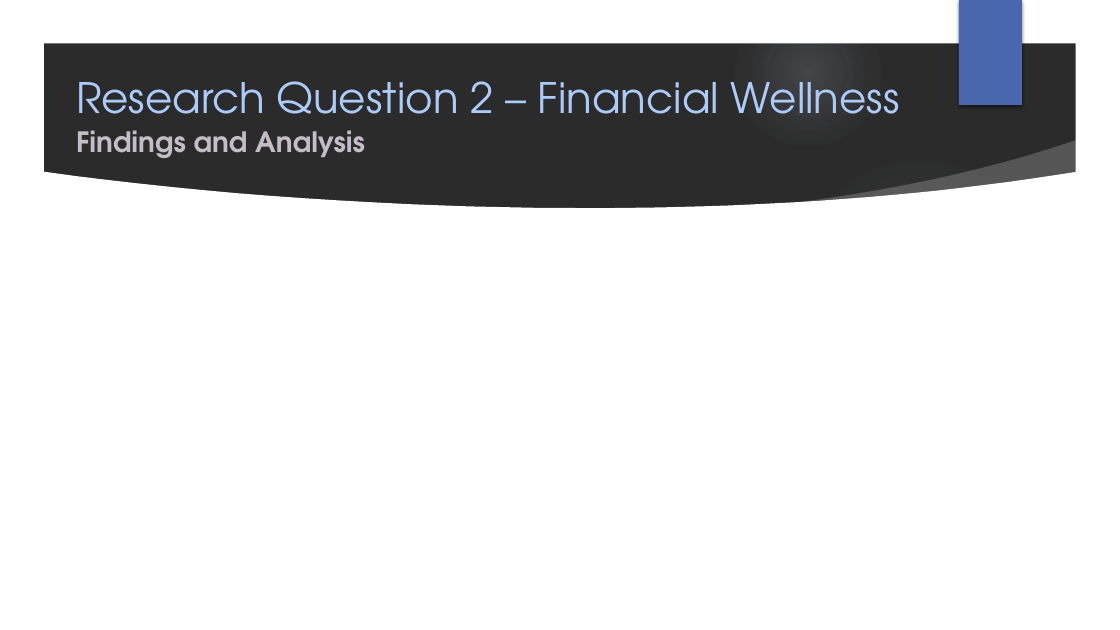
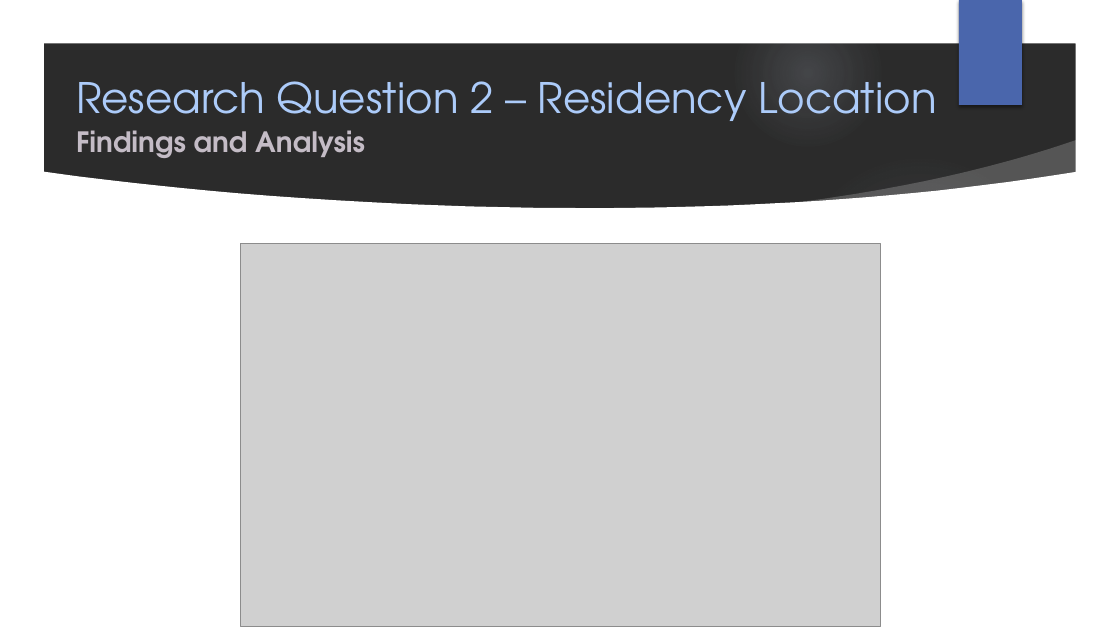
Before and after one commit to rachj14/project-one, a slide deck: slide 14 of Group-1-presentation.pptx (slide 8 before the commit). Drawn at 1120x630 pixels with LibreOffice and Linux fonts; fonts in the diff are those of the drawing; grey boxes stand for pictures; background and template pictures are left out; a plain dark background stands for a picture behind light text. Boxes give left, top, right and bottom in pixels: in the first picture for what was removed or moved away, otherwise in the second. Text is boxed around its words. In the diff, an @@ line names an element or a change of style, - is before the commit and + after.

```diff
--- a/Group-1-presentation.pptx
+++ b/Group-1-presentation.pptx
@@ title at [76,81,936,133]: text changed @@
-Research Question 2 – Financial Wellness
+Research Question 2 – Residency Location
@@ picture added at [240,244,881,627] @@
```
Also in this commit, not shown: 13 other slides changed, 21 slides added, 1 other file.
